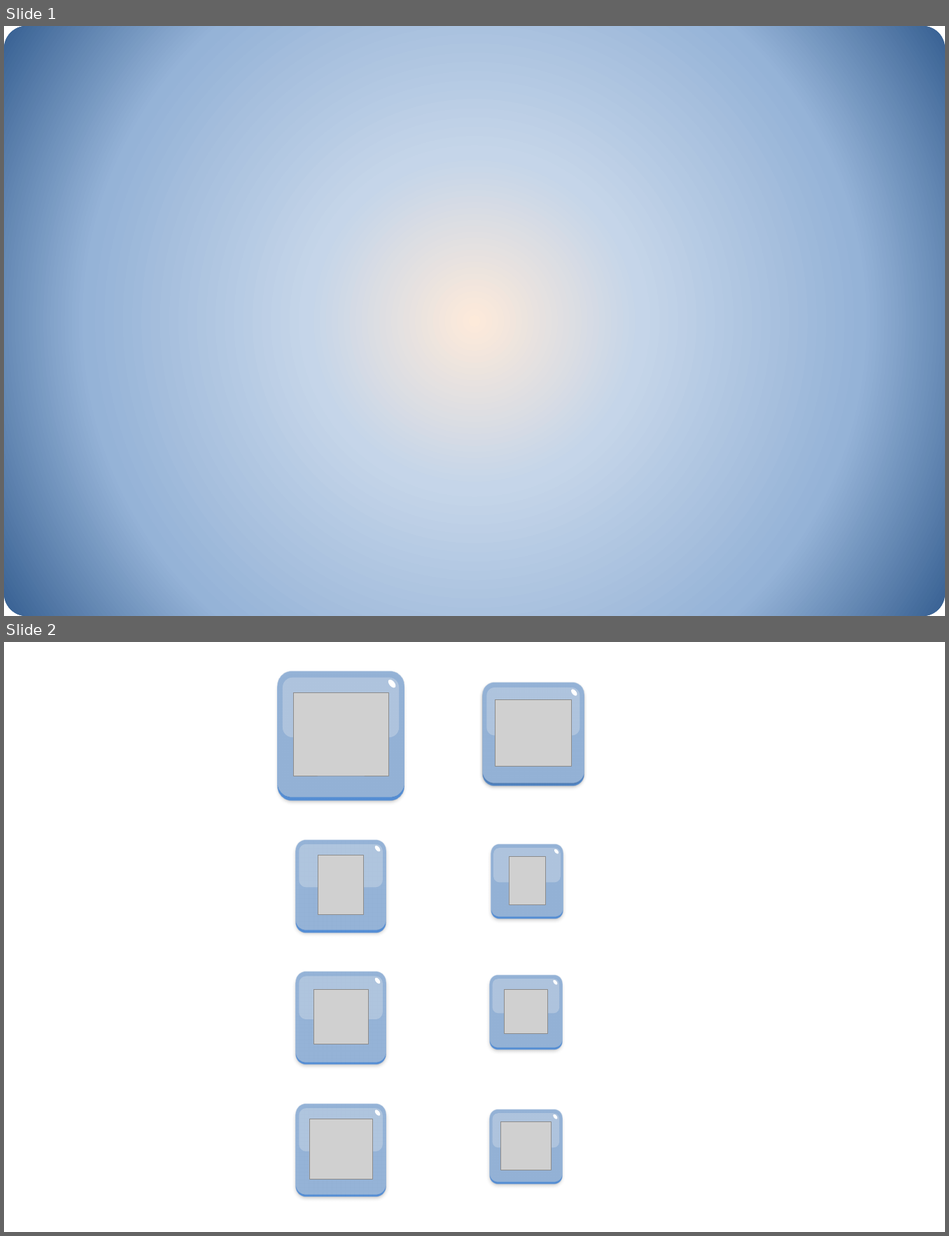
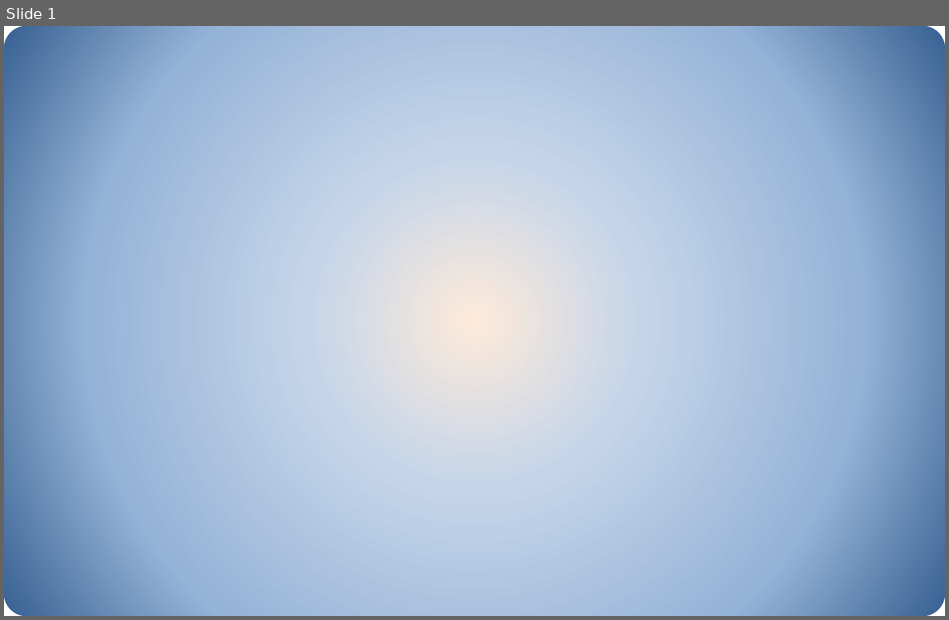
Before and after one commit to JinsooLee-Testing/aww, a slide deck: 기획문서/UI.pptx. Shown one above the other, each under a label of ours: slides 1 and 2 before the commit, slide 1 after it. The pictures are 949x1236 and 949x620 pixels, drawn with LibreOffice and Linux fonts; fonts in the diff are those of the drawing; grey boxes stand for pictures. Boxes give left, top, right and bottom in pixels: in the first picture for what was removed or moved away, otherwise in the second. Text is boxed around its words. In the diff, an @@ line names an element or a change of style, - is before the commit and + after.

```diff
--- a/기획문서/UI.pptx
+++ b/기획문서/UI.pptx
@@ slide 2 removed at <box>4,642,945,1232</box>, background #FFFFFF @@
@@ group removed at <box>278,671,404,800</box>: 3 rounded rectangles, 1 ellipse, 1 picture @@
@@ group removed at <box>483,683,584,786</box>: 3 rounded rectangles, 1 ellipse, 1 picture @@
@@ group removed at <box>295,839,386,932</box>: 3 rounded rectangles, 1 ellipse, 1 picture @@
@@ group removed at <box>490,844,563,918</box>: 3 rounded rectangles, 1 ellipse, 1 picture @@
@@ group removed at <box>295,972,386,1064</box>: 3 rounded rectangles, 1 ellipse, 1 picture @@
@@ group removed at <box>489,975,562,1049</box>: 3 rounded rectangles, 1 ellipse, 1 picture @@
@@ group removed at <box>295,1103,386,1196</box>: 3 rounded rectangles, 1 ellipse, 1 picture @@
@@ group removed at <box>489,1109,562,1184</box>: 3 rounded rectangles, 1 ellipse, 1 picture @@
```
Also in this commit, not shown: 2 slides changed, 4 slides added, 26 other files.
